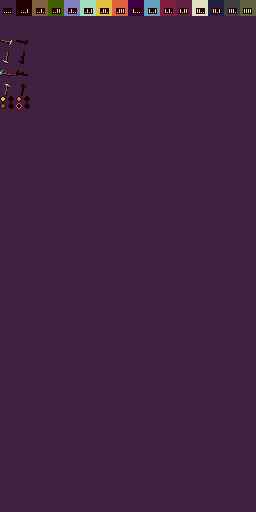
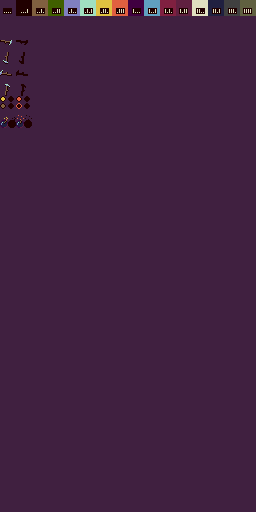
Layered file, before and after one edit (256x512). Changes by layer:
painted on "all" over [0, 115, 32, 128]
